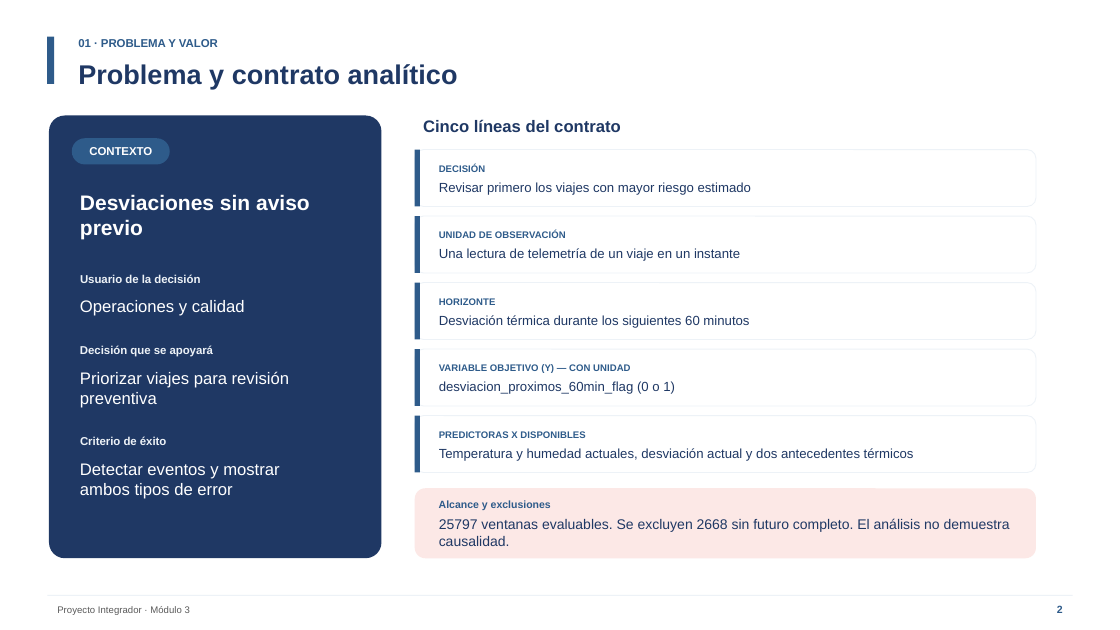
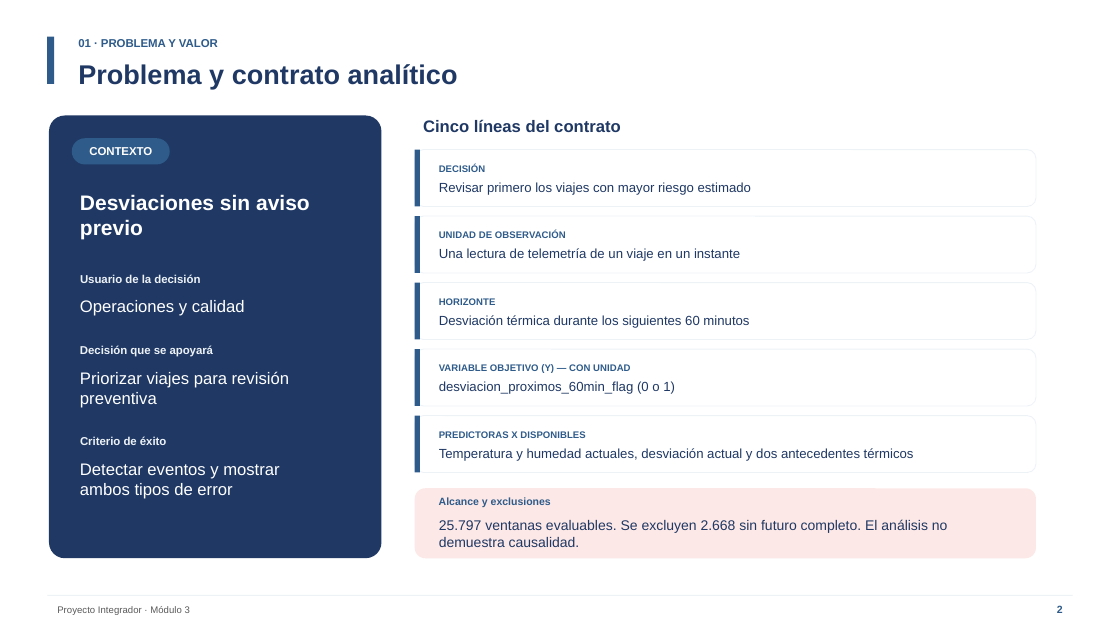
Before and after one commit to remrodri/practicasNotebookColab, a slide deck: slide 2 of proyecto-integradorV3/06-Documentacion/Presentacion_Final_AndinaLog_03B.pptx. Drawn at 1120x630 pixels with LibreOffice and Linux fonts; fonts in the diff are those of the drawing. Boxes give left, top, right and bottom in pixels: in the first picture for what was removed or moved away, otherwise in the second. Text is boxed around its words. In the diff, an @@ line names an element or a change of style, - is before the commit and + after.

```diff
--- a/proyecto-integradorV3/06-Documentacion/Presentacion_Final_AndinaLog_03B.pptx
+++ b/proyecto-integradorV3/06-Documentacion/Presentacion_Final_AndinaLog_03B.pptx
@@ text at bbox=[439, 519, 948, 547]: text changed @@
-25797 ventanas evaluables. Se excluyen 2668 sin futuro completo. El análisis no demuestra causalidad.
+25.797 ventanas evaluables. Se excluyen 2.668 sin futuro completo. El análisis no demuestra causalidad.
```
Also in this commit, not shown: 8 other slides changed, 1 slide added, 1 slide removed, 3 other files.
